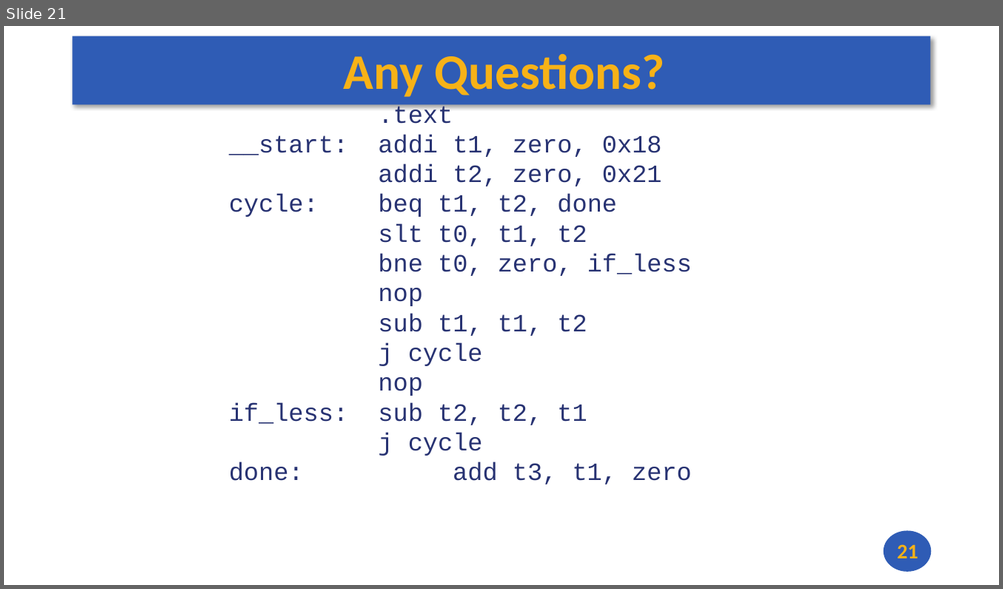
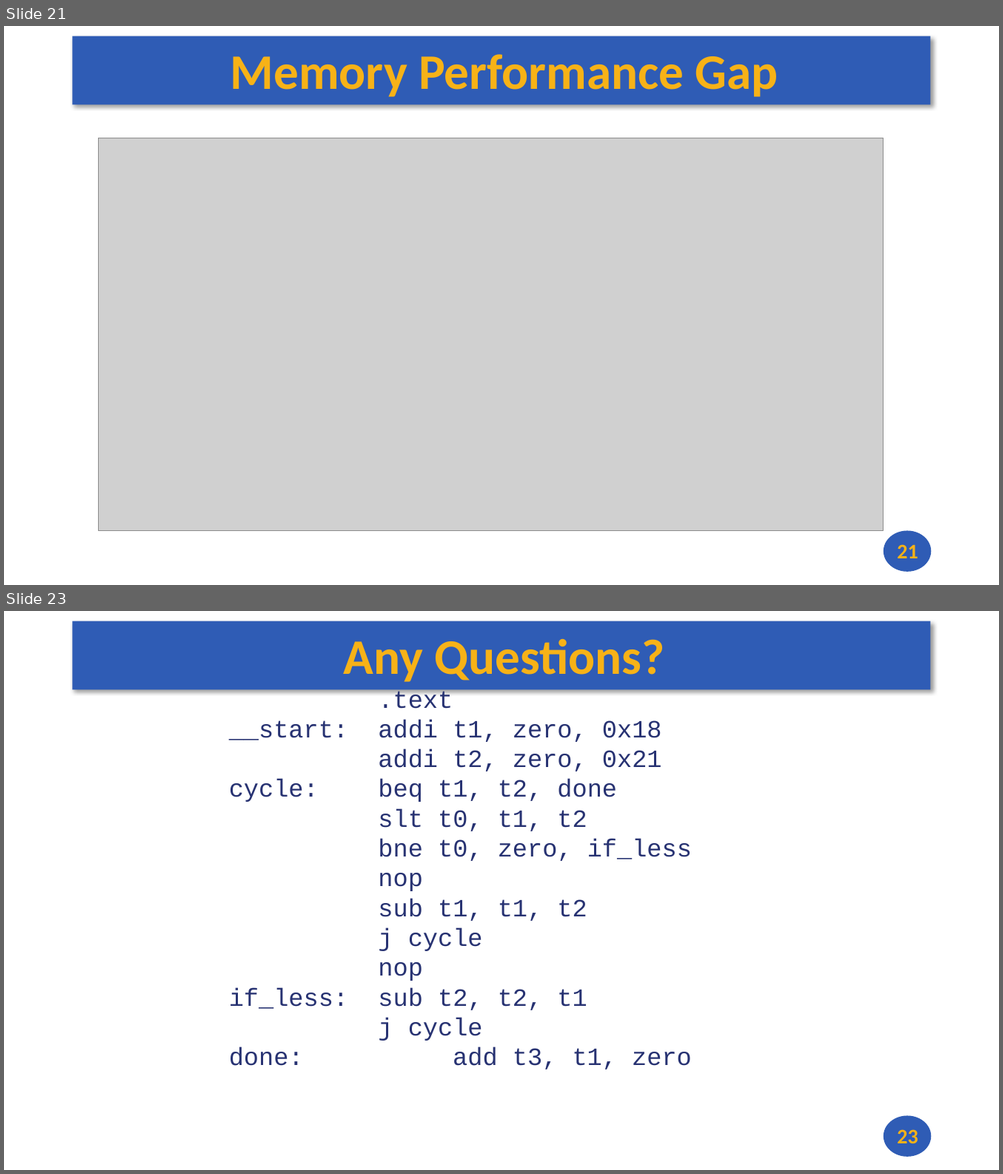
Before and after one commit to andrewt0301/hse-acos-course, a slide deck: docs/part1ca/01_Introduction/CA_Lecture_01.pptx. Shown one above the other, each under a label of ours: slide 21 before the commit, slides 21 and 23 after it; the slides between them are not shown. The pictures are 1003x589 and 1003x1174 pixels, drawn with LibreOffice and Linux fonts; fonts in the diff are those of the drawing; grey boxes stand for pictures. Boxes give left, top, right and bottom in pixels: in the first picture for what was removed or moved away, otherwise in the second. Text is boxed around its words. In the diff, an @@ line names an element or a change of style, - is before the commit and + after.

```diff
--- a/docs/part1ca/01_Introduction/CA_Lecture_01.pptx
+++ b/docs/part1ca/01_Introduction/CA_Lecture_01.pptx
@@ slide 21 added at bbox=[4, 26, 999, 585], background #FFFFFF; not listed: 2 template elements that a slide beside it also shows @@
@@ title added at bbox=[230, 54, 777, 97], 48 pt, text #F7B217, bold @@
+Memory Performance Gap
@@ picture added at bbox=[99, 138, 884, 531] @@
@@ page number added at bbox=[896, 545, 917, 559], 20 pt, text #F7B217, bold @@
+21
@@ what was slide 21 is now slide 23 @@
@@ page number at bbox=[896, 1130, 917, 1144]: text changed @@
-21
+23
```
Also in this commit, not shown: 6 slides changed, 3 other slides added, 2 slides removed, 4 other files.
